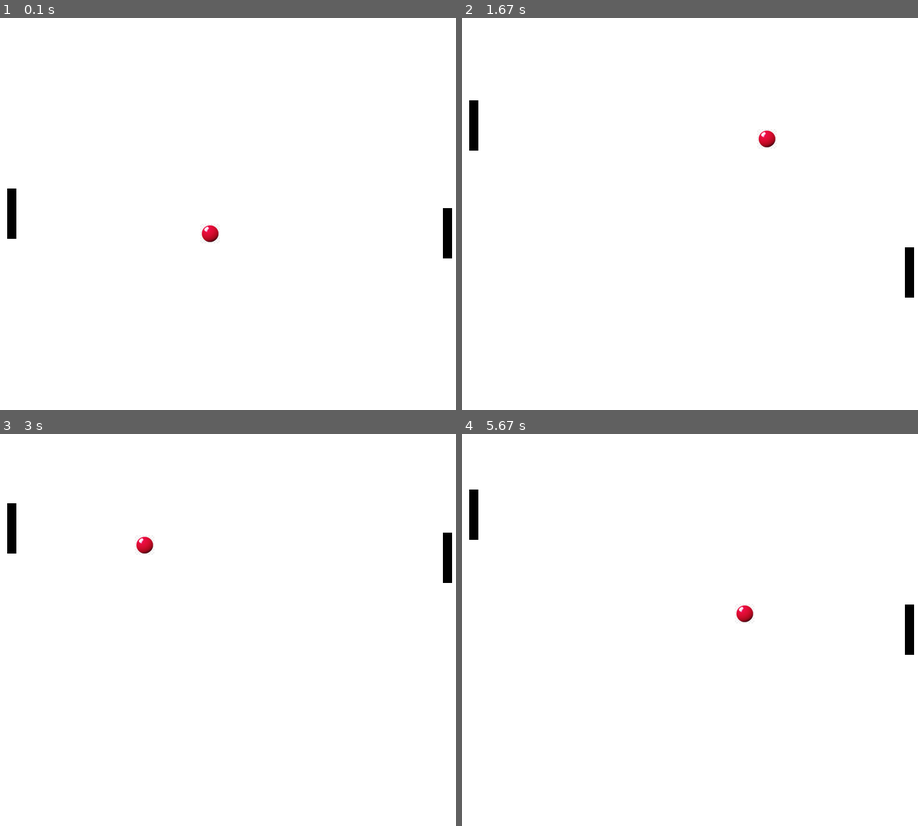
Above: before the commit, frames 1-4 (two rows, left to right).
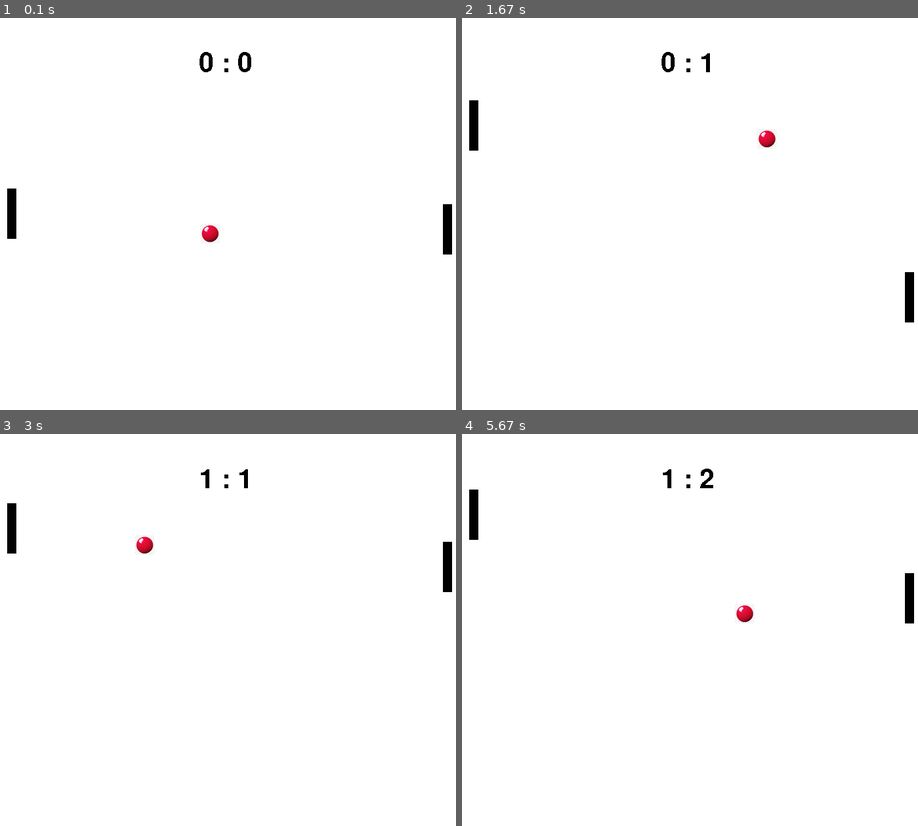
Above: after the commit, the same moments.

Repository: hectorRperez/Pygame_Pong
Game: pygame game, started from main.py
The game is run twice, just before and just after one commit, with the same random seed, the same clock (stepped at 60 frames per second) and the same inputs.
Inputs:
- Up to frame 1 (0.1 s): no input
- Up to frame 2 (1.67 s): hold W 0.33-0.8 s; hold S 0.83-1.13 s; hold W 1.17-1.53 s; hold S from 1.57 s (still down)
- Up to frame 3 (3 s): release S at 1.93 s; hold W 1.97-2.27 s; hold S 2.3-2.6 s; hold W from 2.63 s (still down)
- Up to frame 4 (5.67 s): release W at 3 s; hold S 3.03-3.4 s; hold W 3.43-3.73 s; hold W 3.77-4.07 s; hold W 4.1-4.47 s; hold S 4.5-4.87 s; hold W 4.9-5.2 s; hold S 5.23-5.53 s; hold W from 5.57 s (still down)

The runs differ from the first frame. In frame 1, 0.2% of the frame differs, in the area x 43-100%, y 8-62%; in frame 2, 0.4%; in frame 3, 0.2%; in frame 4, 0.5%, in the area x 44-100%, y 8-57%.

Commit message:
Se agrego el codigo para visualizar el puntaje en pantalla

Diff:
--- a/main.py
+++ b/main.py
@@ -8,6 +8,7 @@
 VENTANA_VERTI = 600
 FPS = 60
 BLANCO = (255, 255, 255)
+NEGRO = (0,0,0) #Color del texto negro (RGB)
 
 #TODO estamos entendiendo la clase Estamos en esta parte del codígo
 class PelotaPong:
@@ -32,6 +33,10 @@
         self.dir_x = random.choice([-5, 5])
         self.dir_y = random.choice([-5, 5])
 
+        #Puntuación de la pelota
+        self.puntuacion = 0
+        self.puntuacion_ia = 0
+
     def mover(self):
         self.x += self.dir_x
         self.y += self.dir_y
@@ -44,6 +49,7 @@
     def rebotar(self):
 
         if self.x <= 0:
+            self.puntuacion_ia += 1
             print('Rebote X <= 0')
             print('Posición x: ',self.x)
             print('direccion x: ',self.dir_x)
@@ -53,6 +59,7 @@
             print('direccion x: ',self.dir_x)
 
         if self.x + self.ancho >= VENTANA_HORI:
+            self.puntuacion += 1
             print('Rebote X >= VENTANA_HORI')
             print('Posición x: ',self.x)
             print('direccion x: ',self.dir_x)
@@ -105,9 +112,7 @@
         #Dirección de movimiento de la raqueta
         self.dir_y = 0
 
-    #TODO seguir entendiendo este metodo y entender
-    #Porque si la variable self.y se declara con el valor 261.5
-    #Luego sale con 0
+
     def mover_raqueta(self):
         print(' ----------------------------- ')
         print('Función mover raqueta')
@@ -162,12 +167,12 @@
         print('---------------------- Mover IA ---------------------- ')
         if self.y > pelota.y:
             print('Primera condición')
-            self.dir_y = -5
+            self.dir_y = -4
             print('self.y > pelota.y')
 
         elif self.y < pelota.y:
             print('Segunda condición')
-            self.dir_y = 5
+            self.dir_y = 4
             print('self.y < pelota.y')
         else:
             print('Tercera condición')
@@ -231,6 +236,16 @@
         ventana.blit(raqueta_1.image, (raqueta_1.x, raqueta_1.y))
         ventana.blit(raqueta_2.image, (raqueta_2.x, raqueta_2.y))
 
+        fuente = pygame.font.Font(None, 60)
+
+        #Codigo para mostrar la puntuación en pantalla
+        texto = '{} : {} '.format(pelota.puntuacion, pelota.puntuacion_ia)
+        letrero = fuente.render(texto, False, NEGRO)
+
+        #El metodo blint dibuja en pantalla
+        #Recibe dos parametros, lo que se va a dibujar y la posición que tendrá el objeto en pantalla
+        ventana.blit(letrero, (VENTANA_HORI / 2 - fuente.size(texto)[0] / 2, 50))
+
 
         # Bucle que va detectando los eventos en pantalla
         for event in pygame.event.get():
